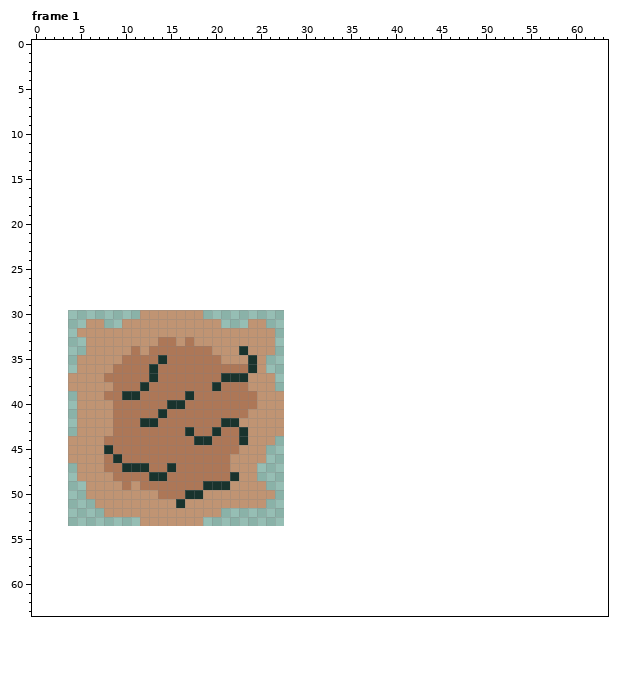
Two states of a pixel-art file, img/skills/active_skill_worm_box_anim.aseprite. The picture above is the old version.
24x24 pixels, 4 frames. Shown: frame 1. The old version is drawn lined up with the new one, on the new canvas. The commit also changed other frames, which this record leaves out.
The result:
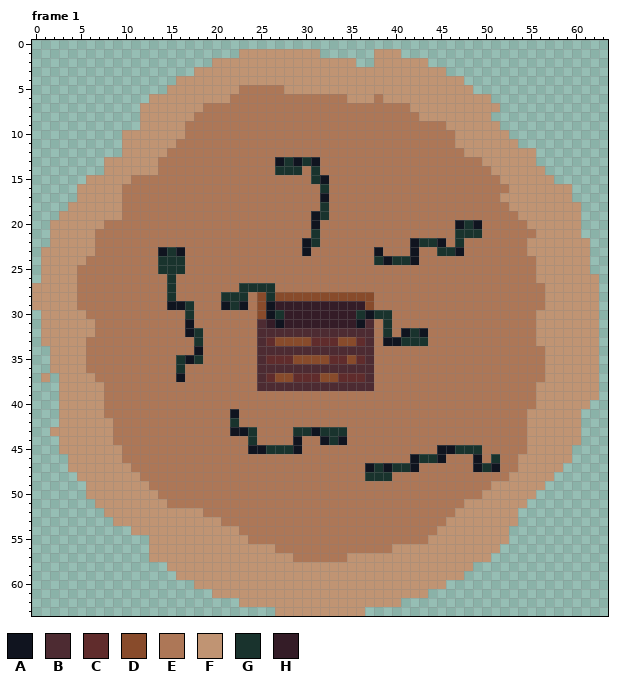
Palette (. is transparent): A #10141f  B #4d2b32  C #602c2c  D #884b2b  E #ad7757  F #c09473  G #19332d  H #341c27
The commit says: Add trap logic anims for skills 7 frames
From old to new:
canvas 24x24 -> 64x64, the old top-left corner now at 4,30
Changed rows in their new state; - is an unchanged pixel.
Frame 1:
first column x 0:
 1 -----------------------FFFFFFFFF------FFF----------------------
 2 --------------------FFFFFFFFFFFFFFFF--FFFFFF-------------------
 3 ------------------FFFFFFFFFFFFFFFFFFFFFFFFFFFF-----------------
 4 ----------------FFFFFFFFFFFFFFFFFFFFFFFFFFFFFFFF---------------
 5 ---------------FFFFFFFFEEEEEFFFFFFFFFFFFFFFFFFFFF--------------
 6 -------------FFFFFFFFFEEEEEEEEEEEEEFFFEFFFFFFFFFFFF------------
 7 ------------FFFFFFFEEEEEEEEEEEEEEEEEEEEEEEFFFFFFFFFF-----------
 8 ------------FFFFFFEEEEEEEEEEEEEEEEEEEEEEEEEFFFFFFFF------------
 9 ------------FFFFFEEEEEEEEEEEEEEEEEEEEEEEEEEEEEFFFFFF-----------
10 ----------FFFFFFFEEEEEEEEEEEEEEEEEEEEEEEEEEEEEEFFFFFF----------
11 ----------FFFFFFEEEEEEEEEEEEEEEEEEEEEEEEEEEEEEEFFFFFFF---------
12 ----------FFFFFEEEEEEEEEEEEEEEEEEEEEEEEEEEEEEEEEFFFFFFFF-------
13 --------FFFFFFEEEEEEEEEEEEEAGAGAEEEEEEEEEEEEEEEEEEFFFFFF-------
14 --------FFFFFFEEEEEEEEEEEEEGGGEGEEEEEEEEEEEEEEEEEEEFFFFFF------
15 ------FFFFFEEEEEEEEEEEEEEEEEEEEGAEEEEEEEEEEEEEEEEEEEFFFFFF-----
16 -----FFFFFEEEEEEEEEEEEEEEEEEEEEEGEEEEEEEEEEEEEEEEEEEEFFFFFFF---
17 -----FFFFFEEEEEEEEEEEEEEEEEEEEEEAEEEEEEEEEEEEEEEEEEEFFFFFFFF---
18 ----FFFFFFEEEEEEEEEEEEEEEEEEEEEEGEEEEEEEEEEEEEEEEEEEEFFFFFFFF--
19 ---FFFFFFFEEEEEEEEEEEEEEEEEEEEEAGEEEEEEEEEEEEEEEEEEEEEFFFFFFF--
20 --FFFFFFEEEEEEEEEEEEEEEEEEEEEEEAEEEEEEEEEEEEEEEAGAEEEEEFFFFFF--
21 --FFFFFEEEEEEEEEEEEEEEEEEEEEEEEGEEEEEEEEEEEEEEEGGGEEEEEEFFFFF--
22 --FFFFFEEEEEEEEEEEEEEEEEEEEEEEAGEEEEEEEEEEAGGAEGEEEEEEEFFFFFFF-
23 -FFFFFFEEEEEEEAGAEEEEEEEEEEEEEAEEEEEEEAEEEAEEGGAEEEEEEEFFFFFFF-
24 -FFFFFEEEEEEEEGGGEEEEEEEEEEEEEEEEEEEEEGAGGAEEEEEEEEEEEEEFFFFFF-
25 -FFFFEEEEEEEEEGGGEEEEEEEEEEEEEEEEEEEEEEEEEEEEEEEEEEEEEEEFFFFFF-
26 -FFFFEEEEEEEEEEGEEEEEEEEEEEEEEEEEEEEEEEEEEEEEEEEEEEEEEEEFFFFFFF
27 FFFFFEEEEEEEEEEGEEEEEEEGGGGEEEEEEEEEEEEEEEEEEEEEEEEEEEEEEFFFFFF
28 FFFFFEEEEEEEEEEGEEEEEGGGEDGDDDDDDDDDDDEEEEEEEEEEEEEEEEEEEFFFFFF
29 FFFFFEEEEEEEEEEAAGEEEAGAEDAHHHHHHHHHHDEEEEEEEEEEEEEEEEEEEFFFFFF
30 -FFFFFEEEEEEEEEEEGEEEEEEEDAGHHHHHHHHGAGGEEEEEEEEEEEEEEEEFFFFFFF
31 -FFFFF-EEEEEEEEEEAEEEEEEEBHAHHHHHHHHABEGEEEEEEEEEEEEEEEEFFFFFFF
32 -FFFF--EEEEEEEEEEAGEEEEEEBBBBBBBBBBBBBEGEAGAEEEEEEEEEEEEFFFFFFF
33 -FFFFFEEEEEEEE--E-GEEEEEEBCDDDDCCCDDCBEAAGGGEEEEEEEEEEEEFFFFFFF
34 --FFFFEEEEE-E-----A-EEEEEBBBBBBBBBBBBBEEEEEEEEEEEEEEEEEEEFFFFFF
35 --FFF-EEEE----E-GAG--EEEEBCCCDDDDCCDCBEEEEEEEEEEEEEEEEEEEFFFFFF
36 --FFF-EEE----E--G-------EBBBBBBBBBBBBBEEEEEEEEEEEEEEEEEEEFFFFFF
37 -F-F---E-----E--A----EEEEBCDDCCCDDCCCBEEEEEEEEEEEEEEEEEEEFFFFFF
38 ---F----E---E-------E---EBBBBBBBBBBBBBEEEEEEEEEEEEEEEEEEFFFFFFF
39 ---FF-----EE-----E-------EEEEEEEEEEEEEEEEEEEEEEEEEEEEEEEFFFFFFF
40 ---FF---E------EE--------EEEEEEEEEEEEEEEEEEEEEEEEEEEEEEEFFFFFF-
41 ---FF---E-----E-------A-EEEEEEEEEEEEEEEEEEEEEEEEEEEEEEEFFFFFF--
42 ---FF-------EE-------E-EEEEEEEEEEEEEEEEEEEEEEEEEEEEEEEEFFFFFF--
43 --FFF------------E--E-AAGEEEEGGAGGGEEEEEEEEEEEEEEEEEEEEFFFFFF--
44 ---F----F---------EE---EGEEEEAEEAGAEEEEEEEEEEEEEEEEEEEEFFFFFF--
45 ---F----FF-------------EAAGGGAEEEEEEEEEEEEEEEAAGGGEEEEEFFFFF---
46 --------FF------------EEEEEEEEEEEEEEEEEEEEAGGAEEEAEGEEFFFFFF---
47 ----F---FFFEE--E------EEEEEEEEEEEEEEEAGAGGAEEEEEEAGAEEFFFFF----
48 ---------FFF-EE-------EEEEEEEEEEEEEEEGGGEEEEEEEEEEEEEFFFFF-----
49 ----------F-F------EEEEEEEEEEEEEEEEEEEEEEEEEEEEEEEEFFFFFF------
50 -----------------EEEEEEEEEEEEEEEEEEEEEEEEEEEEEEEEEFFFFFF-------
51 ---------------EEEEEEEEEEEEEEEEEEEEEEEEEEEEEEEEEFFFFFFF--------
52 -------------------EEEEEEEEEEEEEEEEEEEEEEEEEEEEFFFFFFF---------
53 ---------FFF-------FFEEEEEEEEEEEEEEEEEEEEEEEEEFFFFFFFF---------
54 -----------FFFFFFFFFFFFEEEEEEEEEEEEEEEEEEEEEEFFFFFFFF----------
55 -------------FFFFFFFFFFFEEEEEEEEEEEEEEEEEEEEFFFFFFFFF----------
56 -------------FFFFFFFFFFFFFFEEEEEEEEEEEEEFFFFFFFFFFFF-----------
57 -------------FFFFFFFFFFFFFFFFEEEEEEFFFFFFFFFFFFFFFF------------
58 ---------------FFFFFFFFFFFFFFFFFFFFFFFFFFFFFFFFFF--------------
59 ----------------FFFFFFFFFFFFFFFFFFFFFFFFFFFFFFFF---------------
60 ------------------FFFFFFFFFFFFFFFFFFFFFFFFFFFF-----------------
61 --------------------FFFFFFFFFFFFFFFFFFFFFFFF-------------------
62 -----------------------FFFFFFFFFFFFFFFFFF----------------------
63 ---------------------------FFFFFFFFFF--------------------------
Pixel boxes of the changes (left, top, right, bottom) in both pictures:
changed: (32, 49, 599, 616)
